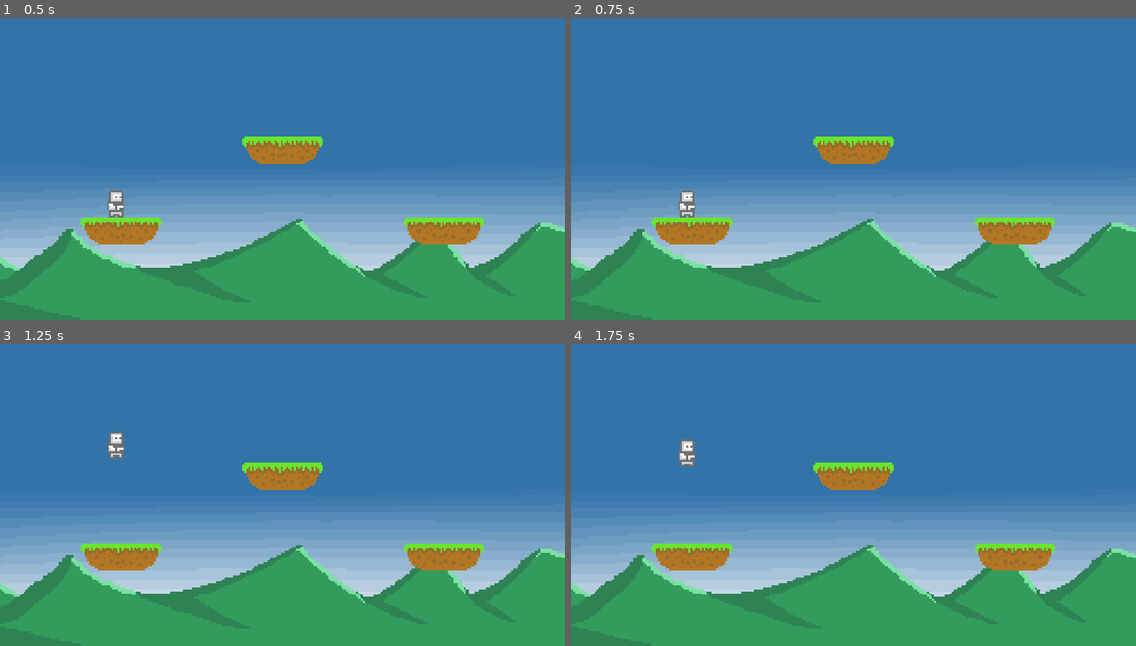
Above: before the commit, frames 1-4 (two rows, left to right).
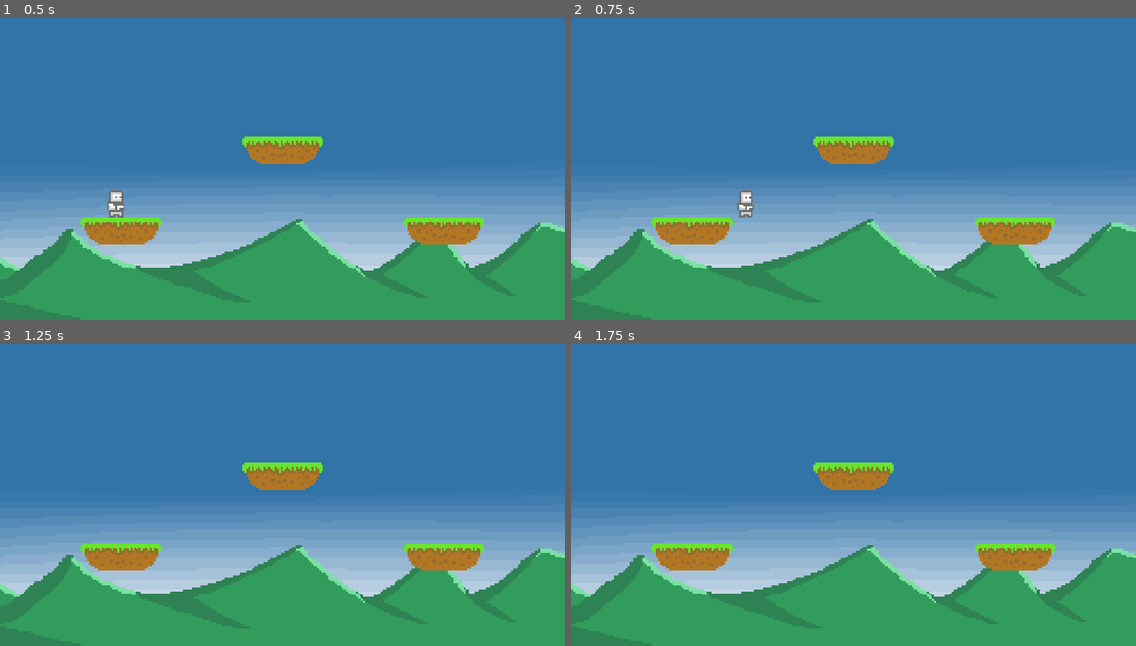
Above: after the commit, the same moments.

Repository: beltranbot/godot-multiplayer-game
Game: Godot game, scene res://Scenes/main.tscn
Two runs of this game, one before a commit and one after it. Both use one fixed random seed, a clock stepped at 60 frames per second and the inputs below. The project has no main scene, so this scene is started directly.
Inputs:
- Up to frame 1 (0.5 s): no input
- Up to frame 2 (0.75 s): hold D (move_right) from 0.53 s (still down)
- Up to frame 3 (1.25 s): keep holding D (move_right); tap Space (jump) at 0.77 s
- Up to frame 4 (1.75 s): keep holding D (move_right); tap Space (jump) at 1.52 s

Frame 1 is identical in both runs. In frame 2, 0.5% of the frame differs, in the area x 19-33%, y 57-67%; in frame 3, 0.2%; in frame 4, 0.2%.

Commit message:
added player characater horizontal movement

Diff:
--- a/Scripts/player.gd
+++ b/Scripts/player.gd
@@ -1,6 +1,6 @@
 extends CharacterBody2D
 
-var movement_speed: int
+var movement_speed: int = 600
 var jump_force: int = 1000
 var gravity: int = 2800
 var direction: float
@@ -12,4 +12,11 @@
 	if Input.is_action_just_pressed("jump") and is_on_floor():
 		velocity.y -= jump_force
 
+	direction = Input.get_axis("move_left", "move_right")
+
+	if direction:
+		velocity.x = direction * movement_speed
+	else:
+		velocity.x = move_toward(velocity.x, 0, movement_speed)
+
 	move_and_slide()
